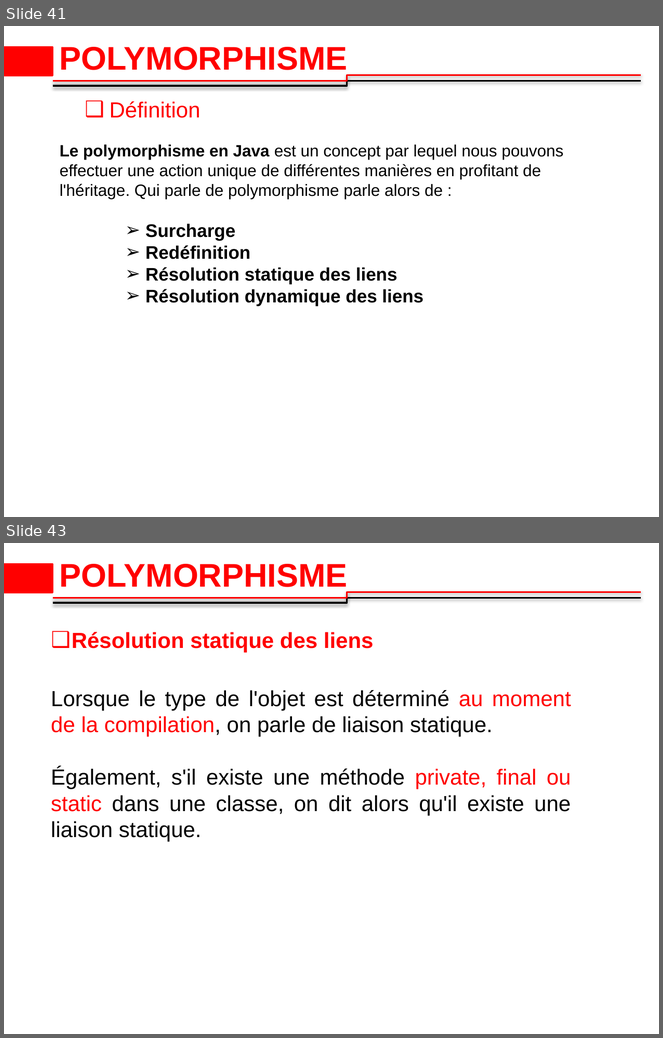
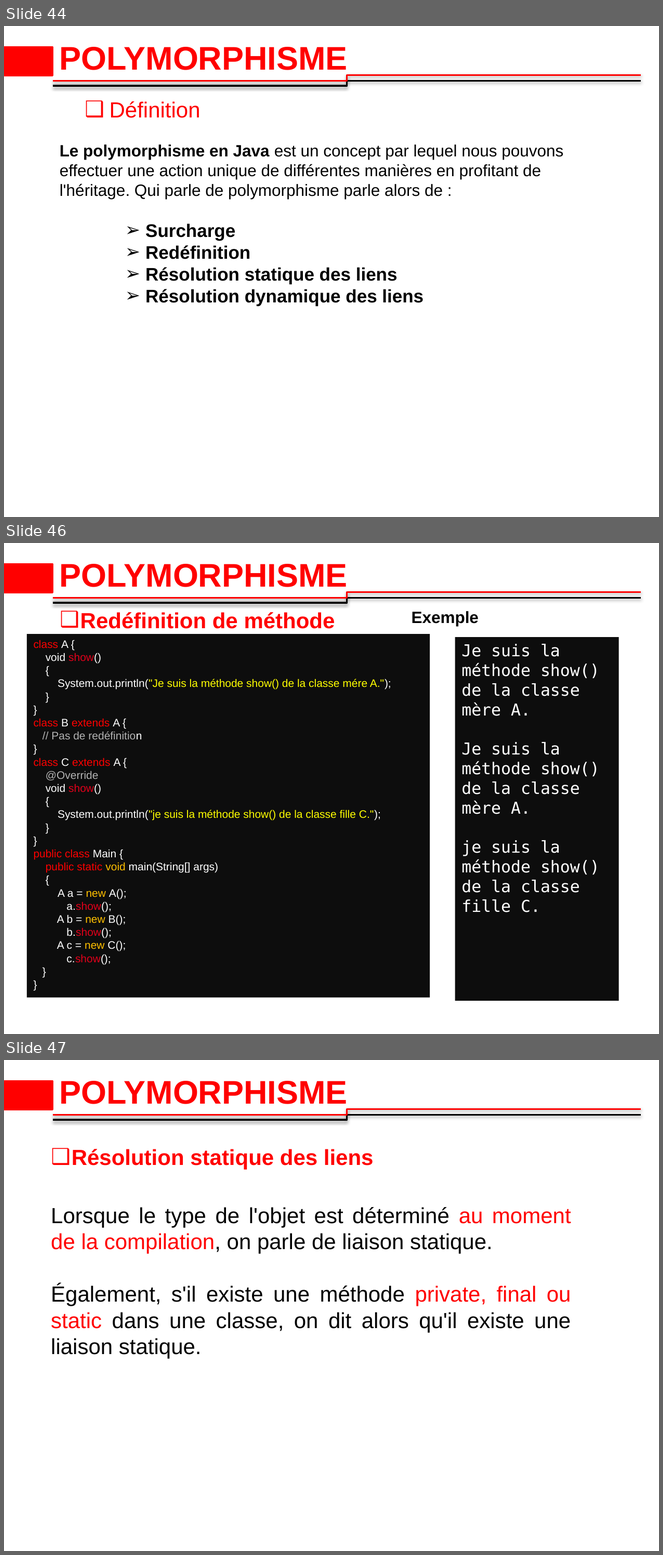
Before and after one commit to 2losky/Poo_Java, a slide deck: java-oop dernier 10.pptx. Shown one above the other, each under a label of ours: slides 41 and 43 before the commit, slides 44, 46 and 47 after it; the slides between them are not shown. The pictures are 663x1038 and 663x1555 pixels, drawn with LibreOffice and Linux fonts; fonts in the diff are those of the drawing; background and template pictures are left out. Boxes give left, top, right and bottom in pixels: in the first picture for what was removed or moved away, otherwise in the second. Text is boxed around its words. In the diff, an @@ line names an element or a change of style, - is before the commit and + after.

Commit message:
Add @override

```diff
--- a/java-oop dernier 10.pptx
+++ b/java-oop dernier 10.pptx
@@ slide 46 added at bbox=[4, 543, 659, 1034], background #FFFFFF; not listed: 3 template elements that a slide beside it also shows @@
@@ title added at bbox=[60, 564, 348, 593], 36 pt, text #FF0000, bold @@
+POLYMORPHISME
@@ text added at bbox=[80, 612, 335, 629], 24 pt, text #FF0000, bold @@
+❑ Redéfinition de méthode
@@ text added at bbox=[412, 611, 479, 626], 18 pt, text #000000, bold @@
+Exemple
@@ rectangle added at bbox=[27, 634, 430, 997], fill #0D0D0D, 12 pt, text #FFFFFF @@
+class A {
+void show()
+{
+System.out.println("Je suis la méthode show() de la classe mére A.");
+}
+}
+class B extends A {
+// Pas de redéfinition
+}
+class C extends A {
+@Override
+void show()
+{
+System.out.println("je suis la méthode show() de la classe fille C.");
+}
+}
+public class Main {
+public static void main(String[] args)
+{
+A a = new A();
+a.show();
+A b = new B();
+b.show();
+A c = new C();
+c.show();
+}
+}
@@ rectangle added at bbox=[455, 637, 619, 1001], fill #0D0D0D, 18 pt, text #FFFFFF @@
+Je suis la méthode show() de la classe mère A.
+Je suis la méthode show() de la classe mère A.
+je suis la méthode show() de la classe fille C.
@@ what was slide 41 is now slide 44 @@
@@ what was slide 43 is now slide 47 @@
```
Also in this commit, not shown: 10 slides changed, 3 other slides added.
